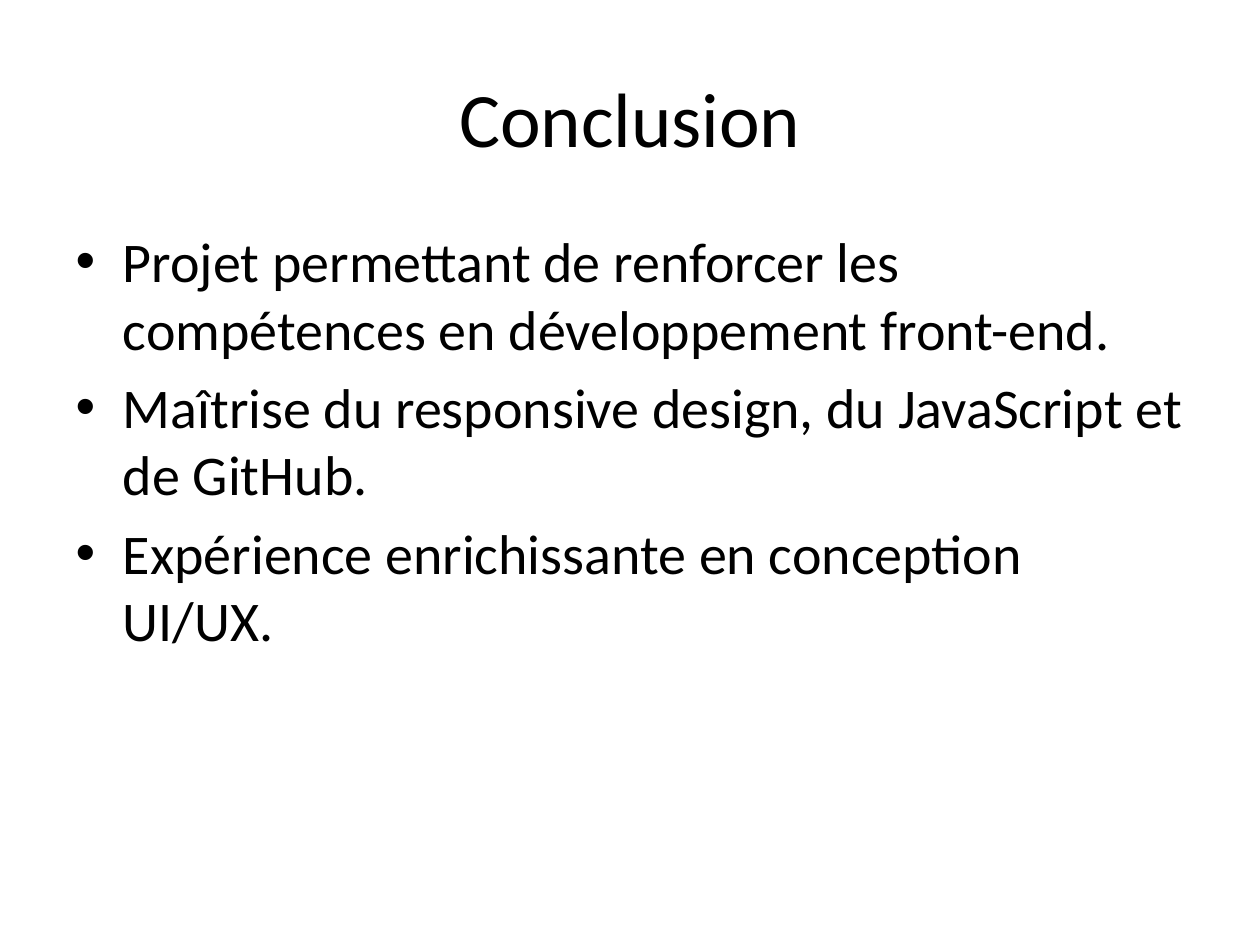
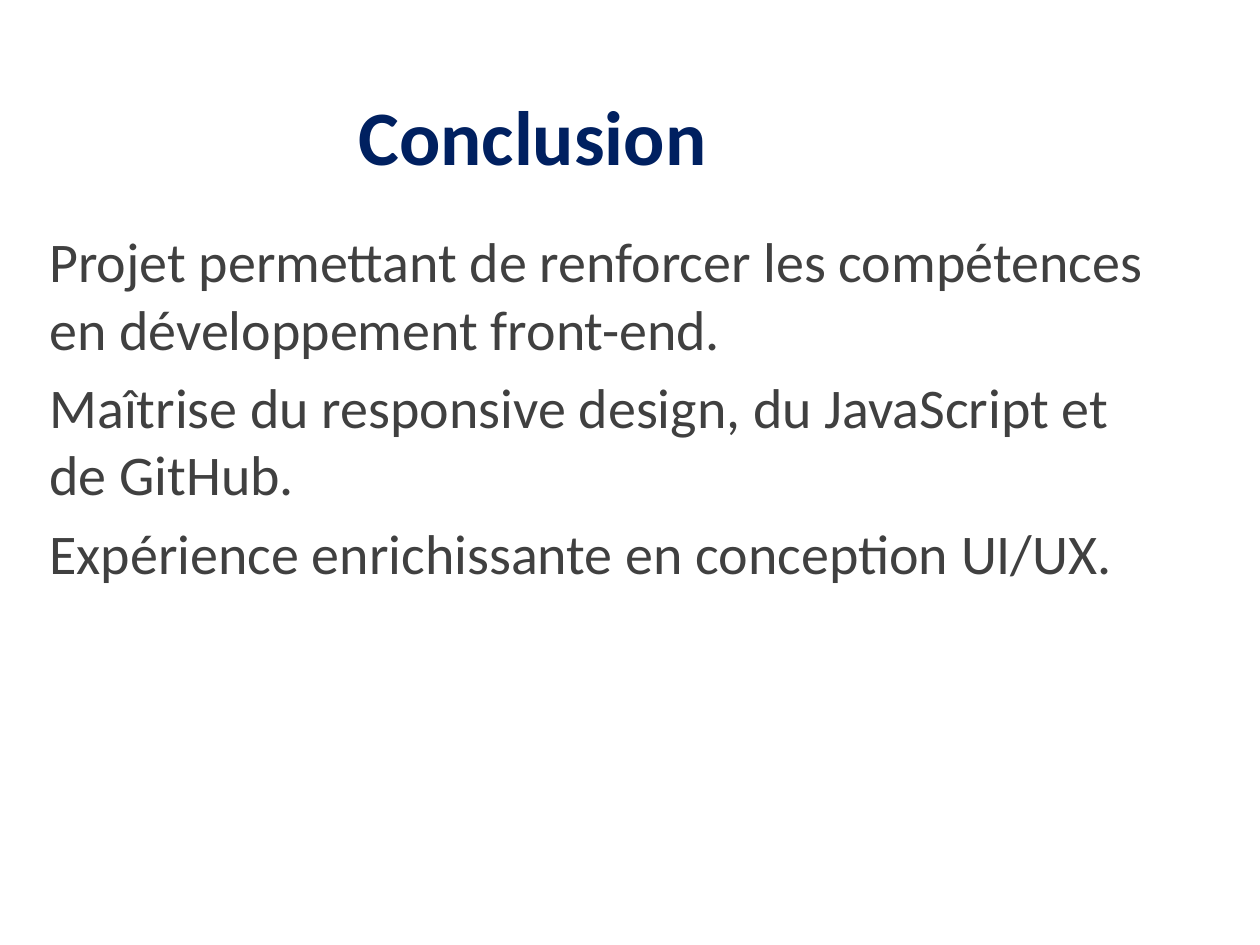
Before and after one commit to sophiesticated221/TIMERA-OUMOULKHAIRI-AfriTalent, a slide deck: slide 14 of docs/TIMERA_OUMOULKHAIRI_Presentation.pptx. Drawn at 1260x945 pixels with LibreOffice and Linux fonts; fonts in the diff are those of the drawing. Boxes give left, top, right and bottom in pixels: in the first picture for what was removed or moved away, otherwise in the second. Text is boxed around its words. In the diff, an @@ line names an element or a change of style, - is before the commit and + after.

```diff
--- a/docs/TIMERA_OUMOULKHAIRI_Presentation.pptx
+++ b/docs/TIMERA_OUMOULKHAIRI_Presentation.pptx
@@ title "Conclusion": place and size @@
-title "Conclusion" at (459,93,800,148)
+title "Conclusion" at (359,111,707,166)
@@ title "Conclusion" at (359,111,707,166): text colour #000000 to #002060, bold on @@
@@ text "Projet permettant de renforcer les ...": place and size @@
-text "Projet permettant de renforcer les ..." at (123,243,1181,644)
+text "Projet permettant de renforcer les ..." at (49,243,1142,583)
@@ text "Projet permettant de renforcer les ..." at (49,243,1142,583): text colour #000000 to #404040; bullet • to none @@
```
Also in this commit, not shown: 14 other slides changed.
